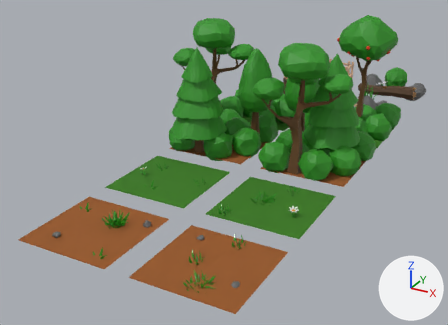
Before and after pictures for a commit that changed the Blender file BIC/Assets/Art/3D/Models/Environment/EnvironmentTileset.blend.
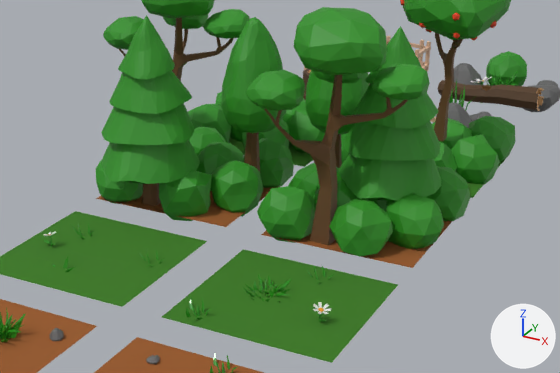
The first picture shows the older version from a camera (50 mm lens) standing at (14.1, -15.6, 11.7) and looking at (0.6, 9.0, -0.6). The close-ups show both versions on the part from 26% to 95% of the width and 12% to 75% of the height of that picture; other places that the commit changed are outside them. The axes (+X, +Y, +Z) are drawn at lower right. The lights are the same throughout.

Names of what the first close-up shows: 'Ground_Fa_1', 'Ground_Fa_2', 'Ground_Fo_1', 'Ground_Fo_2', 'Obstacle1x1_Fo', 'Obstacle2x2_Fa', 'Obstacle2x2_Fo', 'Wall_Fa_1', 'Wall_Fa_2', 'Wall_Fo_1', 'Wall_Fo_2'.
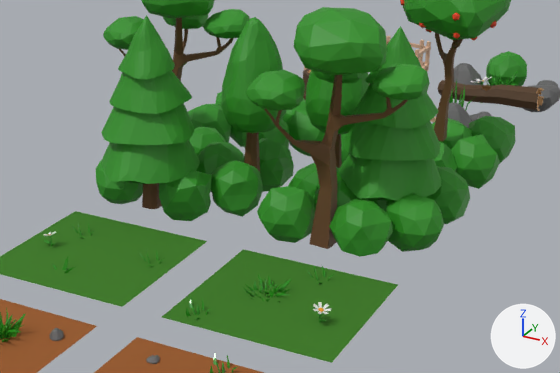
Location of each change, (x1, y1, x2, y2) in pixels of the close-ups (560 x 373 px):
'Wall_Fo_2', reshaped: before (246, 7, 470, 268); after (246, 7, 470, 257)
'Wall_Fo_1', reshaped: before (96, 0, 294, 227); after (96, 0, 294, 221)
'Wall_Fa_1', reshaped: before (188, 92, 342, 167); after (188, 92, 342, 157)
part 1 of me_plane_004, deleted (brown): before (96, 186, 279, 227)
part 2 of me_plane_005, deleted (brown): before (261, 221, 452, 268)
part 3 of me_plane_006, deleted (green): before (229, 137, 313, 167)

The change in detail:
me_plane_004 has 1292 vertices, 2083 faces and spans x -3.33..2.4, y -3.02..3.43, z -0.25..5.91.
me_plane_004 is used by ob_wall_fo_1; location (0.0, 10.0, 0.0).
me_plane_004 part 1: the loose piece of 25 vertices spanning x -2.0..2.0, y -2.0..2.0, z -0.05..0.05 is deleted.
me_plane_004 no longer uses material mat_forestground (brown #9a5a27).
me_plane_005 has 1292 vertices, 2083 faces and spans x -2.4..2.26, y -2.82..2.44, z -0.26..5.91.
me_plane_005 is used by ob_wall_fo_2; location (5.0, 10.0, 0.0).
me_plane_005 part 2: the loose piece of 25 vertices spanning x -2.0..2.0, y -2.0..2.0, z -0.08..0.03 is deleted.
me_plane_005 no longer uses material mat_forestground (brown #9a5a27).
me_plane_006 has 517 vertices, 796 faces and spans x -2.27..2.26, y -2.25..2.25, z -0.26..1.28.
me_plane_006 is used by ob_wall_fa_1; location (0.0, 15.0, 0.0).
me_plane_006 part 3: the loose piece of 25 vertices spanning x -2.0..2.0, y -2.0..2.0, z -0.05..0.07 is deleted.
me_plane_006 no longer uses material mat_farmground (dark green #3b7c1c).
